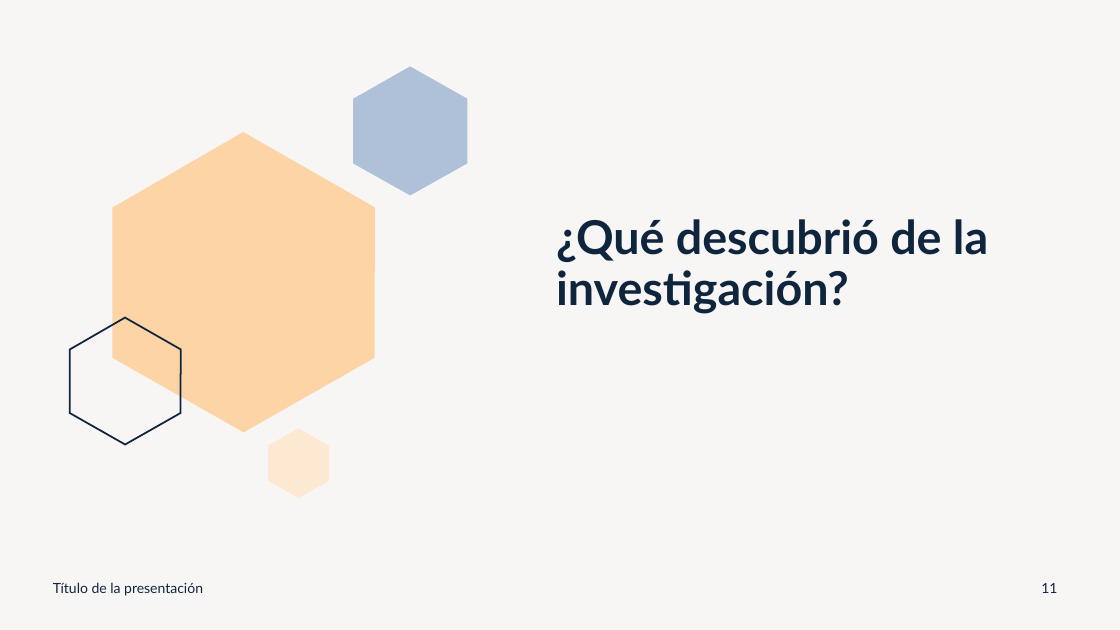
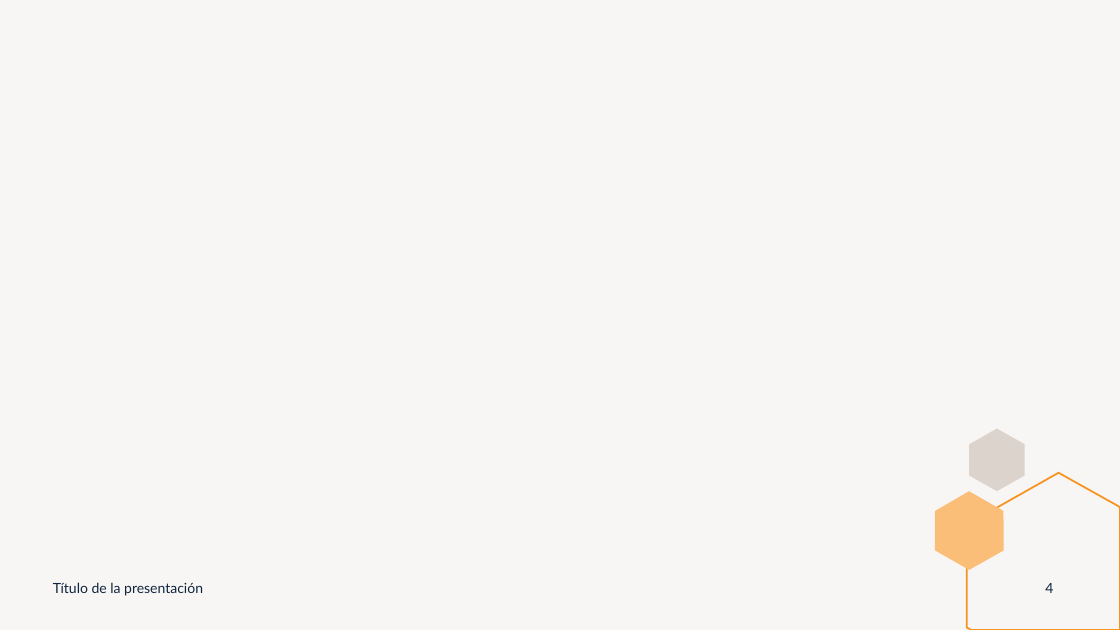
Before and after one commit to isaacmedina/usa-container-ports-timeline-series, a slide deck: slide 4 of docs/Presentacion.pptx (slide 11 before the commit). Drawn at 1120x630 pixels with LibreOffice and Linux fonts; fonts in the diff are those of the drawing; background and template pictures are left out. Boxes give left, top, right and bottom in pixels: in the first picture for what was removed or moved away, otherwise in the second. Text is boxed around its words. In the diff, an @@ line names an element or a change of style, - is before the commit and + after.

```diff
--- a/docs/Presentacion.pptx
+++ b/docs/Presentacion.pptx
@@ freeform shape removed at (353, 66, 467, 196) @@
@@ freeform shape removed at (113, 132, 375, 433) @@
@@ title removed at (556, 219, 988, 314) @@
-¿Qué descubrió de la investigación?
@@ freeform shape removed at (70, 318, 181, 444) @@
@@ freeform shape removed at (268, 429, 329, 498) @@
@@ freeform shape added at (970, 429, 1025, 492), fill #DCD3CC @@
@@ freeform shape added at (967, 473, 1120, 630), outline #F79320 1.5 pt @@
@@ freeform shape added at (935, 492, 1004, 571), fill #FABE79 @@
@@ page number at (1045, 583, 1053, 593): text changed @@
-11
+4
```
Also in this commit, not shown: 4 other slides changed, 2 slides added, 5 slides removed, 3 other files.
